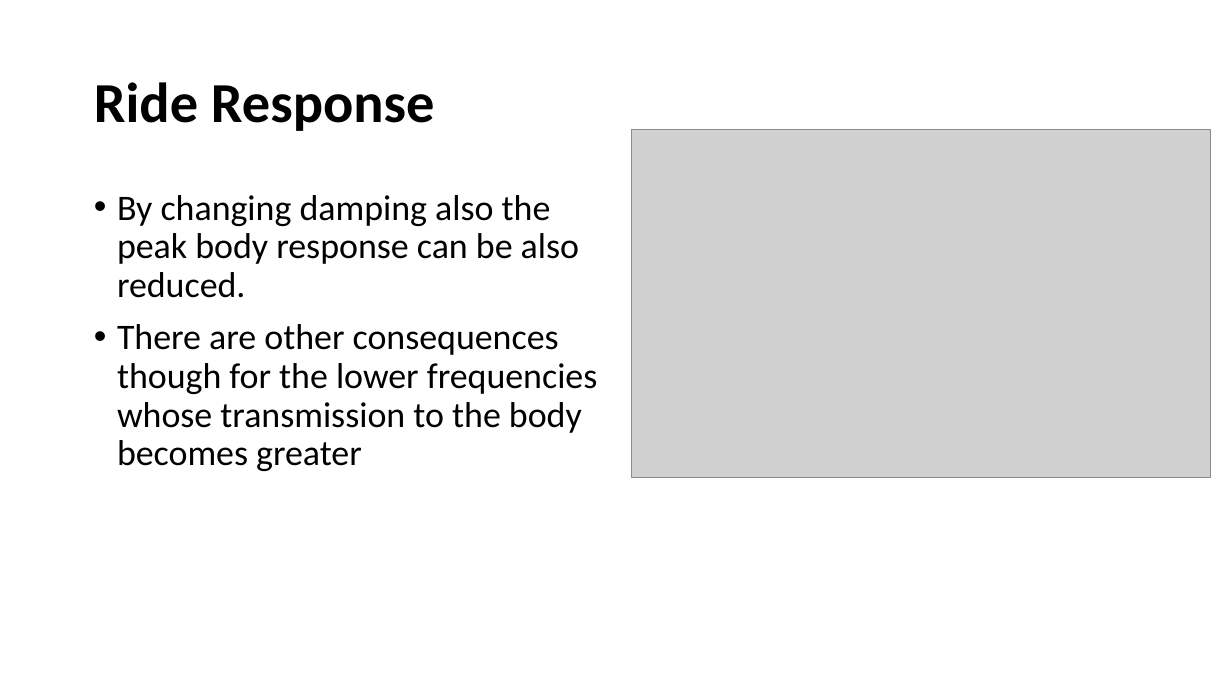
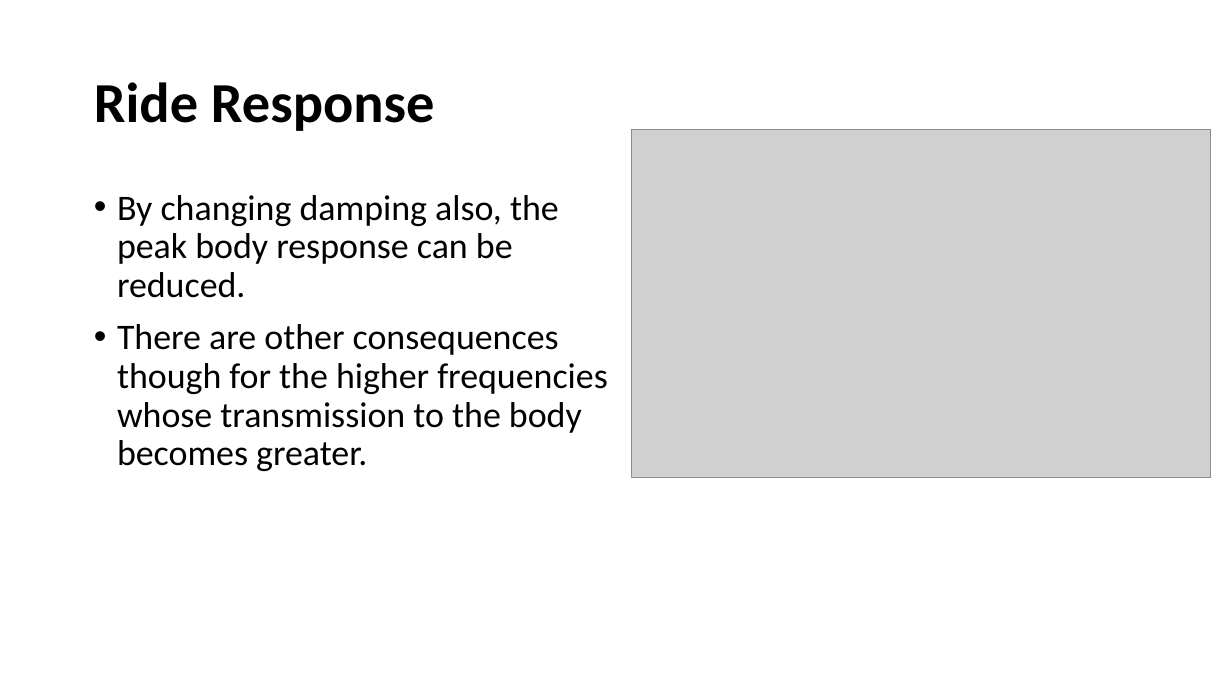
Before and after one commit to bamason2/ttc066-module, a slide deck: slide 13 of docs/lectures/Ride Dynamics.pptx. Drawn at 1232x693 pixels with LibreOffice and Linux fonts; fonts in the diff are those of the drawing; grey boxes stand for pictures; background and template pictures are left out. Boxes give left, top, right and bottom in pixels: in the first picture for what was removed or moved away, otherwise in the second. Text is boxed around its words. In the diff, an @@ line names an element or a change of style, - is before the commit and + after.

```diff
--- a/docs/lectures/Ride Dynamics.pptx
+++ b/docs/lectures/Ride Dynamics.pptx
@@ text at <box>117,195,608,471</box>: text changed @@
-• By changing damping also the peak body response can be also reduced.
-• There are other consequences though for the lower frequencies whose transmission to the body becomes greater
+• By changing damping also, the peak body response can be reduced.
+• There are other consequences though for the higher frequencies whose transmission to the body becomes greater.
```
Also in this commit, not shown: 2 other slides changed, 2 slides added, 2 other files.
